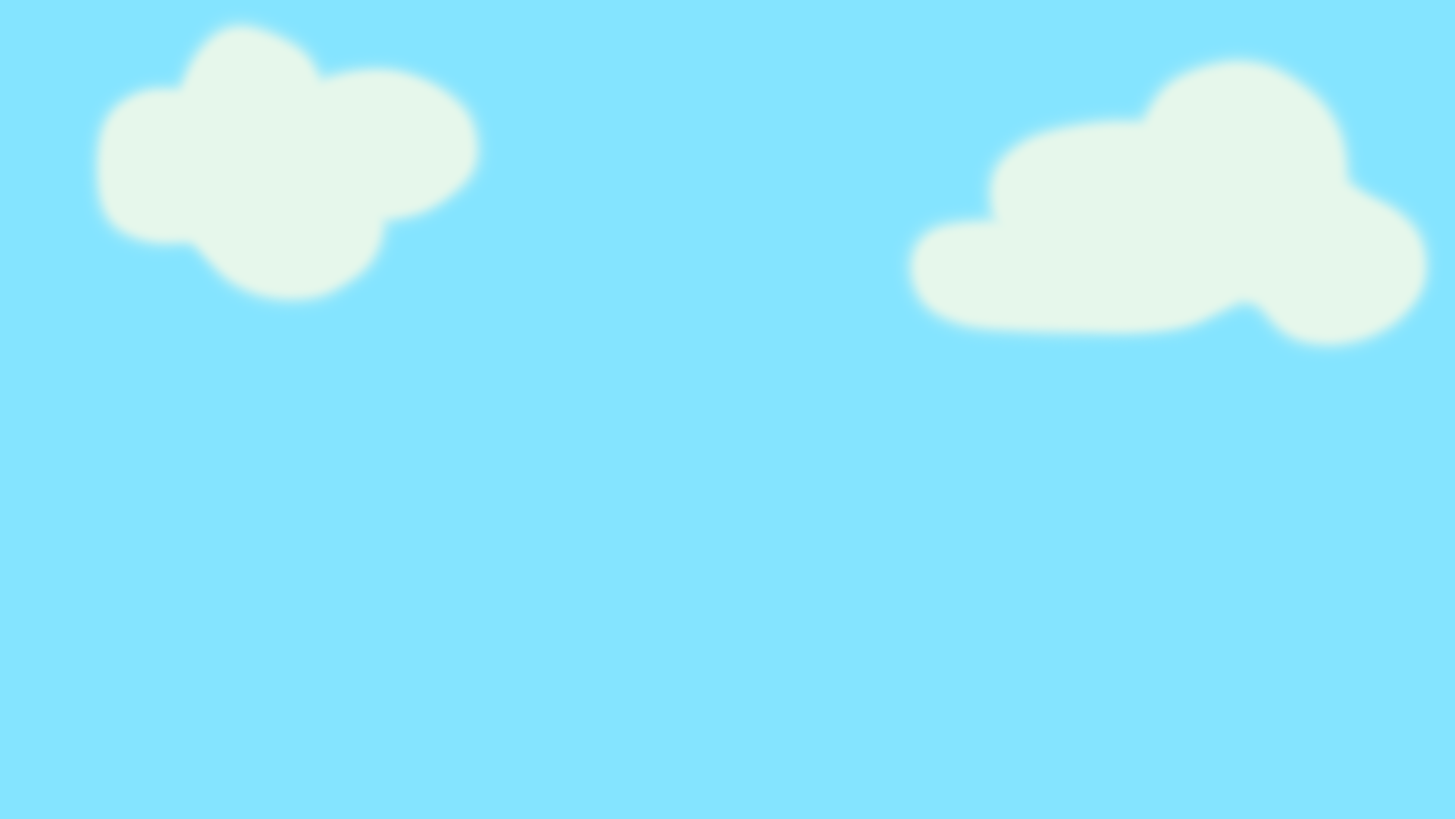
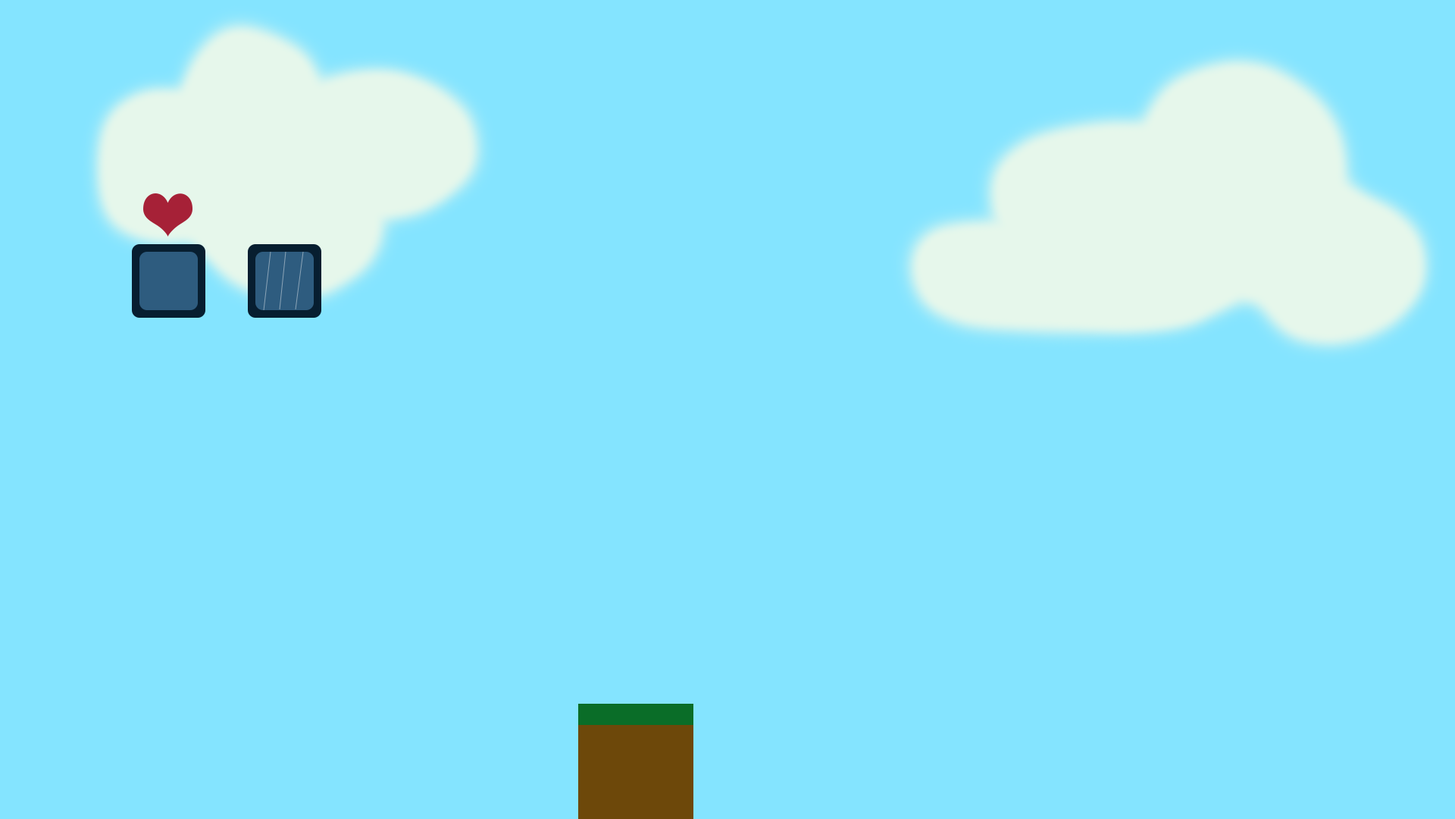
The second 1455x819 image is a revision of the first. Changes to its layers:
added layer "Layer 6" above "Layer 5" over [143, 193, 193, 237]
showed "Layer 1 copy" over [247, 244, 322, 318]
showed "Layer 1" over [131, 244, 206, 318]
showed "Layer 3" over [578, 703, 694, 819]
